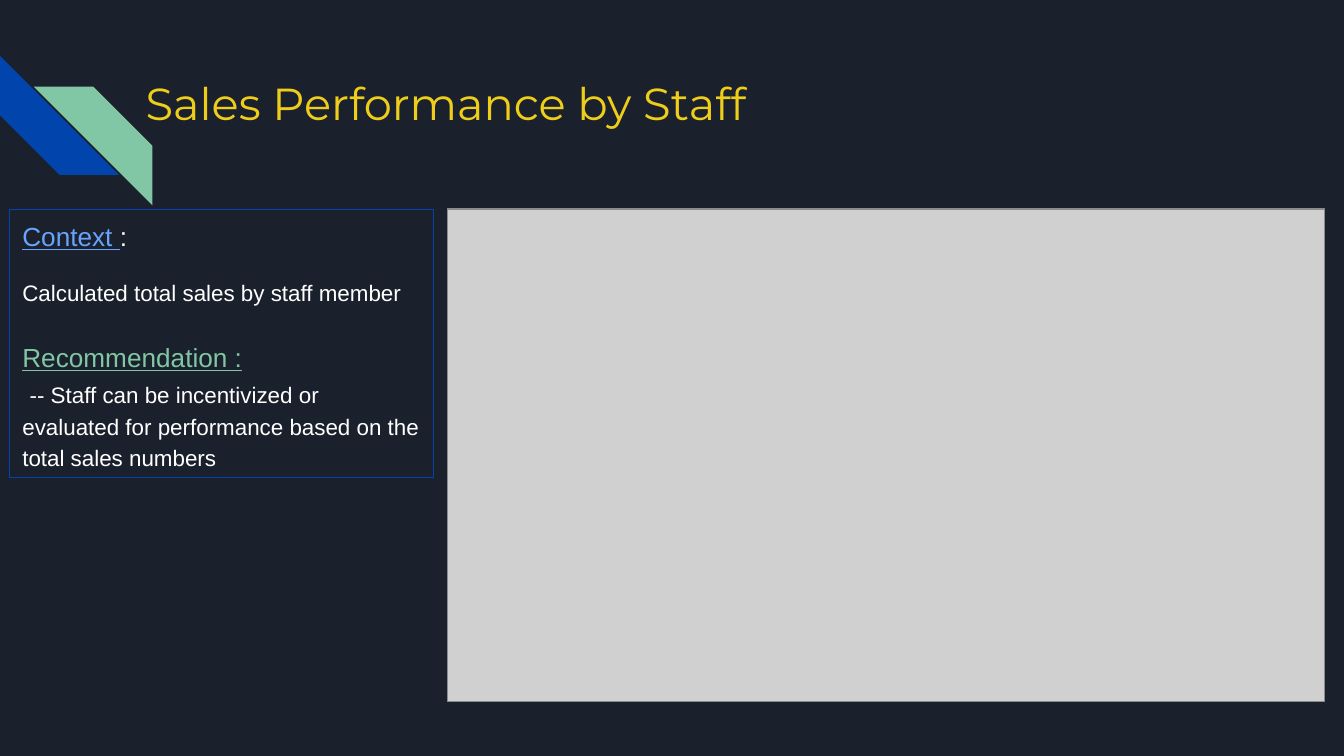
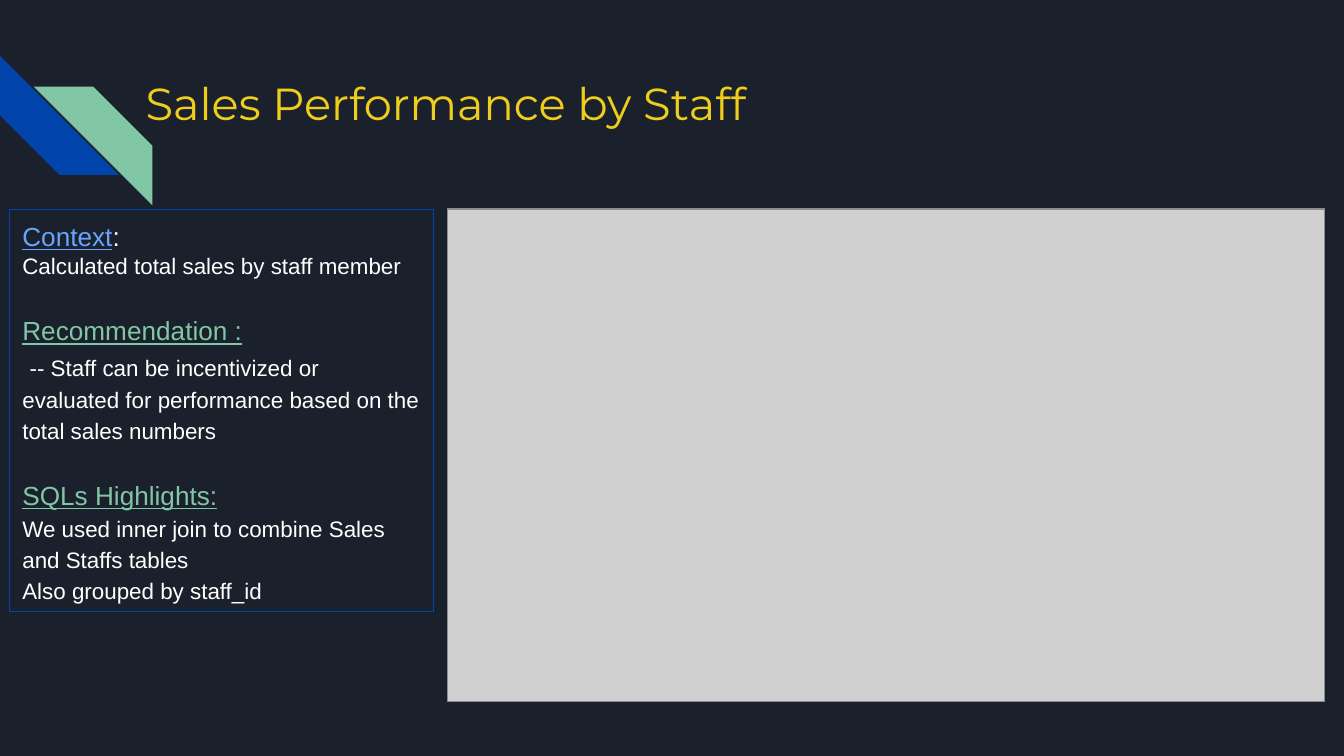
Before and after one commit to Manju-crz/sql_mini_project, a slide deck: slide 12 of SQL Miniproject Group 3 - Bike Store.pptx. Drawn at 1344x756 pixels with LibreOffice and Linux fonts; fonts in the diff are those of the drawing; grey boxes stand for pictures. Boxes give left, top, right and bottom in pixels: in the first picture for what was removed or moved away, otherwise in the second. Text is boxed around its words. In the diff, an @@ line names an element or a change of style, - is before the commit and + after.

```diff
--- a/SQL Miniproject Group 3 - Bike Store.pptx
+++ b/SQL Miniproject Group 3 - Bike Store.pptx
@@ rectangle "Context:": place and size @@
-rectangle "Context:" at (9, 210, 434, 478)
+rectangle "Context:" at (9, 210, 434, 613)
@@ text in rectangle at (22, 227, 120, 250): spaces changed @@
-Context :
+Context:
@@ text in rectangle at (22, 486, 385, 604): paragraphs added @@
+SQLs Highlights:
+We used inner join to combine Sales and Staffs tables
+Also grouped by staff_id
```
Also in this commit, not shown: 13 other slides changed, 4 slides added, 7 slides removed.
